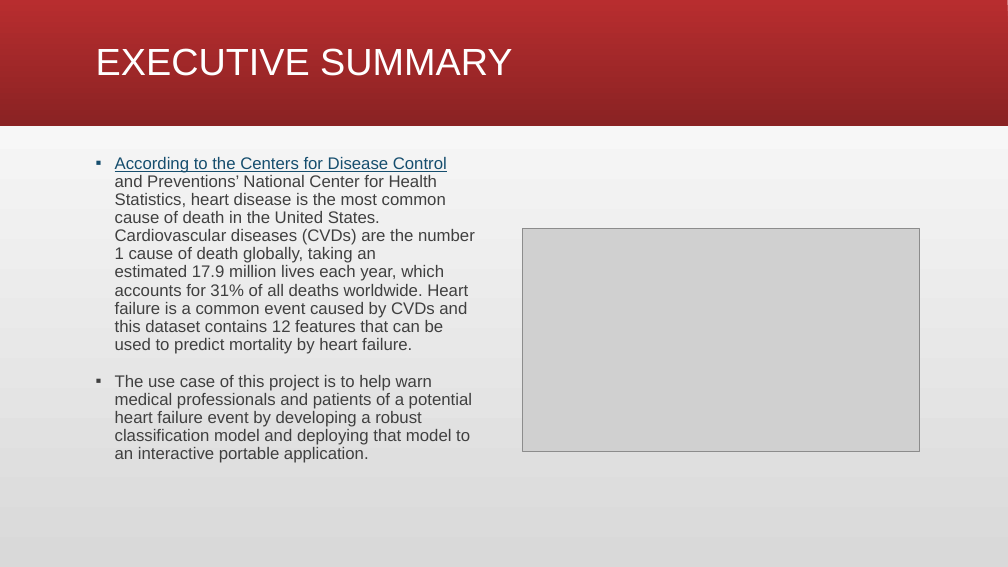
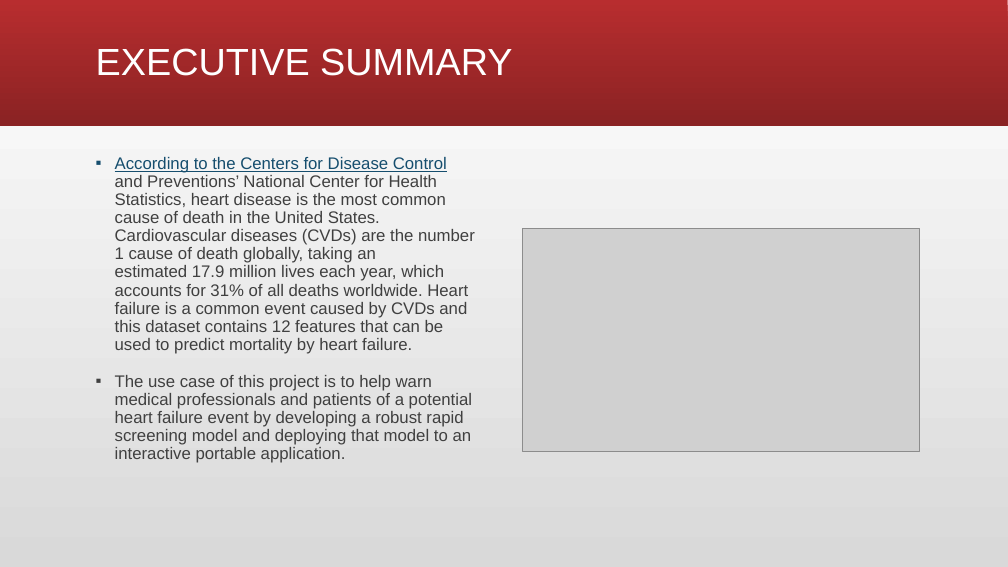
Before and after one commit to larawayn/Heart_Failure_Prediction, a slide deck: slide 3 of Heart Failure Detection.pptx. Drawn at 1008x567 pixels with LibreOffice and Linux fonts; fonts in the diff are those of the drawing; grey boxes stand for pictures. Boxes give left, top, right and bottom in pixels: in the first picture for what was removed or moved away, otherwise in the second. Text is boxed around its words. In the diff, an @@ line names an element or a change of style, - is before the commit and + after.

Commit message:
update ppt

```diff
--- a/Heart Failure Detection.pptx
+++ b/Heart Failure Detection.pptx
@@ text at (115,375,472,463): text changed @@
-▪ The use case of this project is to help warn medical professionals and patients of a potential heart failure event by developing a robust classification model and deploying that model to an interactive portable application.
+▪ The use case of this project is to help warn medical professionals and patients of a potential heart failure event by developing a robust rapid screening model and deploying that model to an interactive portable application.
```
Also in this commit, not shown: 2 other slides changed, 1 slide added, 5 other files.
